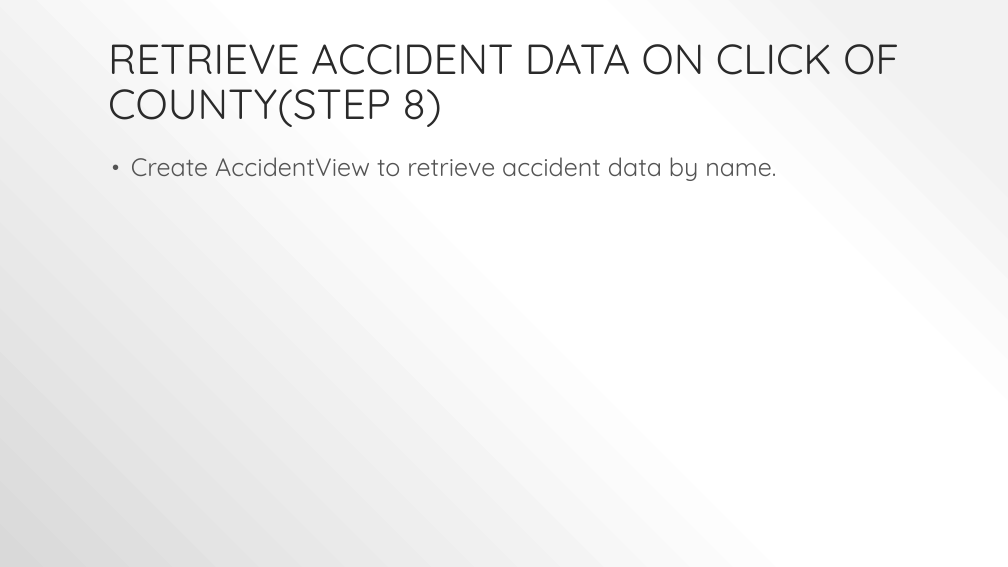
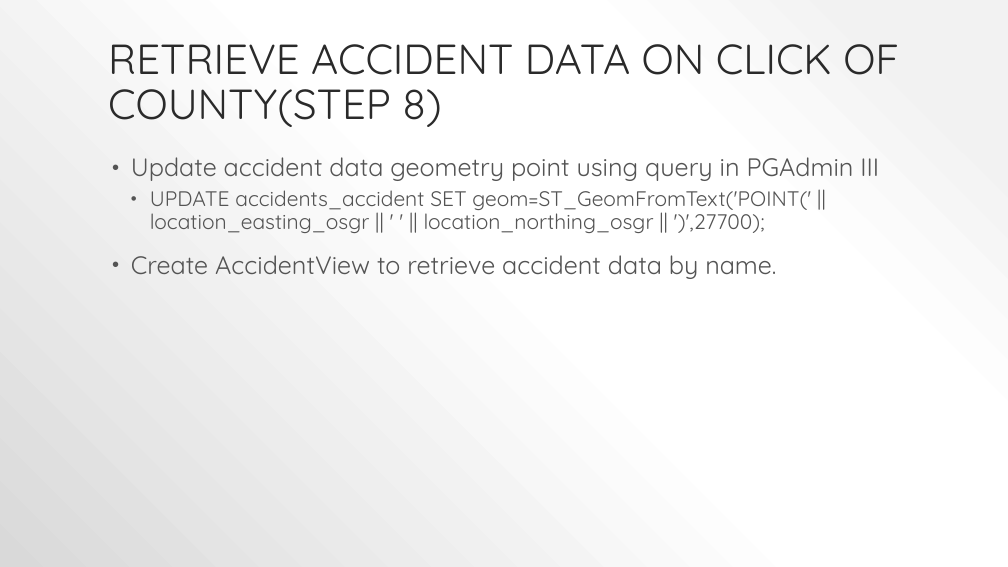
Before and after one commit to anushamc/foss4guk-django-openlayers, a slide deck: slide 23 of presentation/GeoDjango and Openlayers 3.pptx. Drawn at 1008x567 pixels with LibreOffice and Linux fonts; fonts in the diff are those of the drawing. Boxes give left, top, right and bottom in pixels: in the first picture for what was removed or moved away, otherwise in the second. Text is boxed around its words. In the diff, an @@ line names an element or a change of style, - is before the commit and + after.

```diff
--- a/presentation/GeoDjango and Openlayers 3.pptx
+++ b/presentation/GeoDjango and Openlayers 3.pptx
@@ text at (131,157,879,233): paragraphs added @@
+• Update accident data geometry point using query in PGAdmin III
+  • UPDATE accidents_accident SET geom=ST_GeomFromText('POINT(' || location_easting_osgr || ' ' || location_northing_osgr || ')',27700);
```
Also in this commit, not shown: 3 other files.
